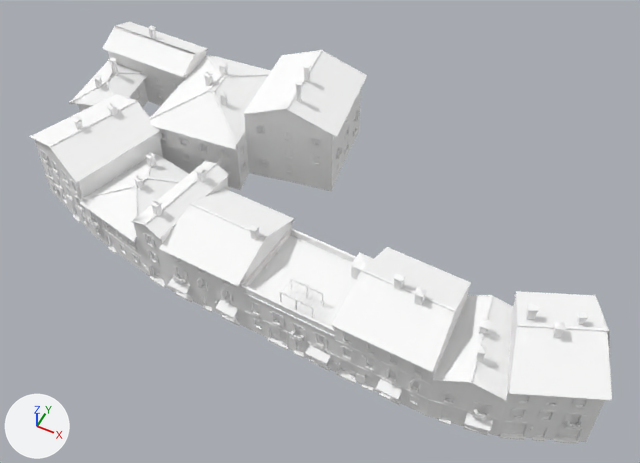
The glTF model games/yorimichi/assets/belmonte/meshes/SM_BM_BT_blk_39.glb, before and after one commit.
Rendered twice from a 50 mm lens placed at (36.5, -73.0, 92.9), pointed at (1.8, -3.6, 6.1). The axes (+X, +Y, +Z) are drawn at lower left. The lights are the same throughout. The picture after the commit comes second. Vertices at exactly the same position are counted once.

The older version as bpy lines, for what is in view:
```python
me_sm_bt_blk_39 = bpy.data.meshes.new('SM_BT_blk_39')
me_sm_bt_blk_39.from_pydata(...)  # 30132 vertices, 34960 faces; spans x -42.0..42.1, y -20.1..19.4, z -0.4..19.4
me_sm_bt_blk_39.materials.append(mat_bm_000_m_stone_038)
me_sm_bt_blk_39.materials.append(mat_bm_001_m_ashlar_038)
me_sm_bt_blk_39.materials.append(mat_bm_002_m_plaster_025)
me_sm_bt_blk_39.materials.append(mat_bm_003_m_roof_025)
me_sm_bt_blk_39.materials.append(mat_bm_004_m_wood_025)
me_sm_bt_blk_39.materials.append(mat_bm_005_m_rubble_018)
me_sm_bt_blk_39.materials.append(mat_bm_006_m_iron_019)
me_sm_bt_blk_39.materials.append(mat_bm_007_m_vcol_017)
me_sm_bt_blk_39.materials.append(mat_bm_008_m_glass_dark_018)
me_sm_bt_blk_39.materials.append(mat_bm_009_m_window_lit_014)
ob_sm_bm_bt_blk_39 = bpy.data.objects.new('SM_BM_BT_blk_39', me_sm_bt_blk_39)
ob_sm_bm_bt_blk_39.location = (0.0, 0.0, 0.0)
```
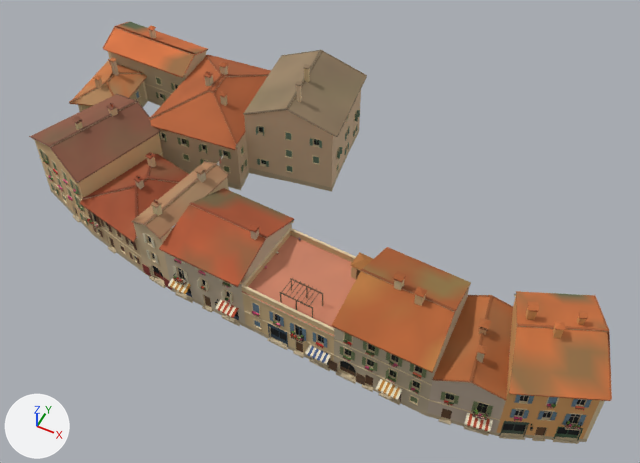
Location of each change, [x1, y1, x2, y2] in pixels of the pictures (640 x 463 px):
part 1 of me_sm_bt_blk_39, recoloured (white to beige): [29, 21, 612, 444] in both

What changed in the scene script:
```text
Change me_sm_bt_blk_39:
    where me_sm_bt_blk_39.from_pydata(...)  # 30132 vertices, 34960 faces; spans x -42.0..42.1, y -20.1..19.4, z -0.4..19.4
    used by ob_sm_bm_bt_blk_39; location = (0.0, 0.0, 0.0)
    me_sm_bt_blk_39 part 1: 34960 faces centred in x -42.0..42.0, y -20.1..19.4, z -0.3..19.4 are repainted in the vertex colours; the middle colour goes from white #ffffff to beige #c5ab8a
```
